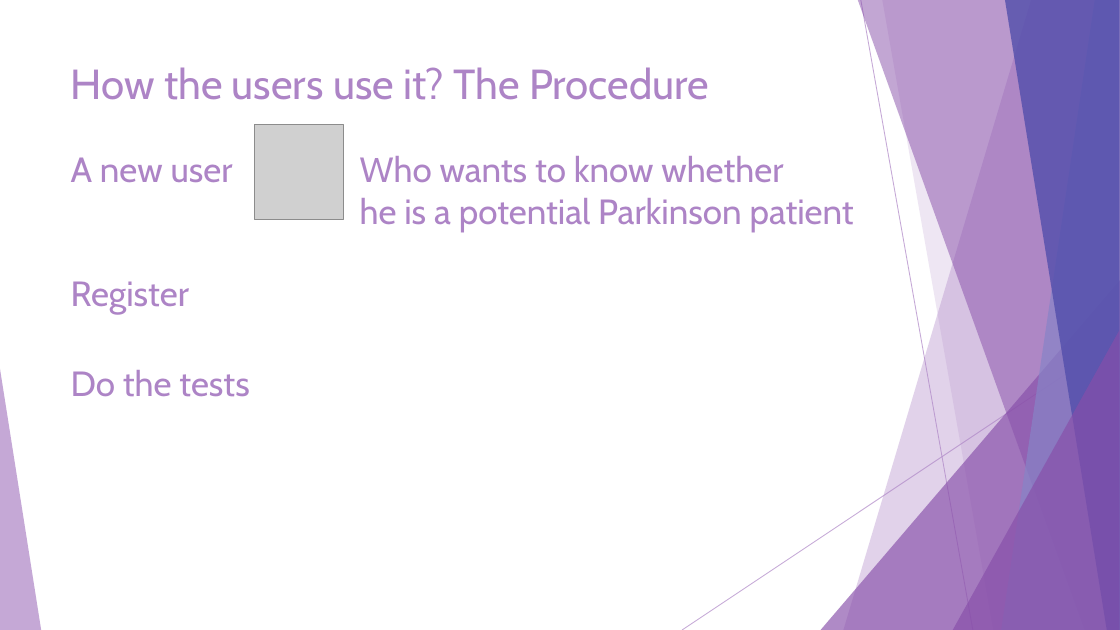
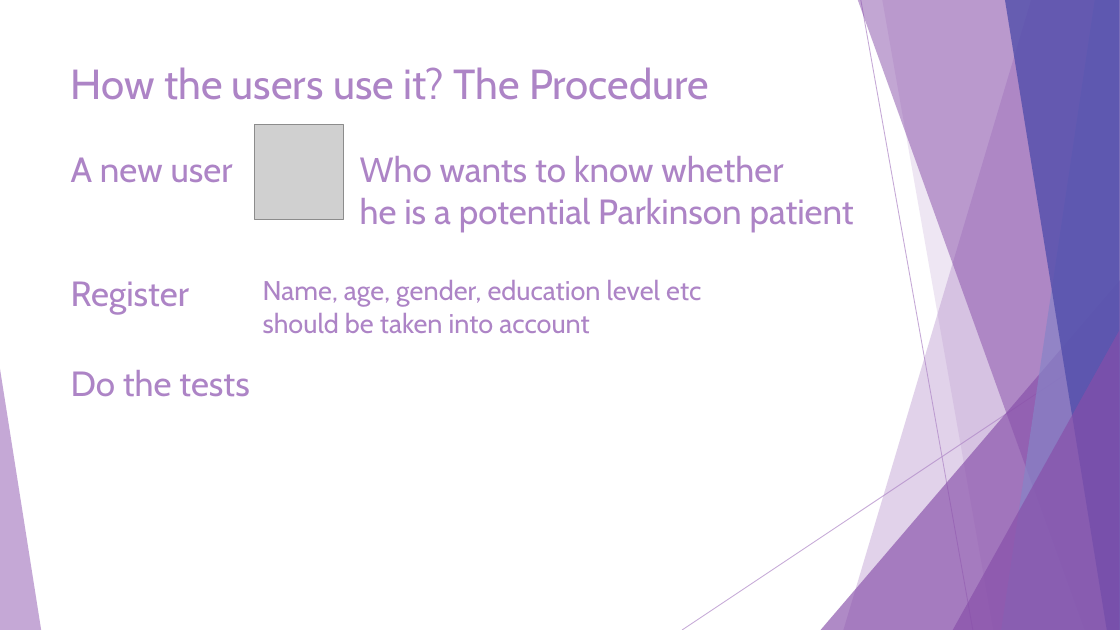
Before and after one commit to JiashuWu/NeuroGraph, a slide deck: slide 14 of Neurograph Project Presentation/Neurograph Presentation Jiashu Wu.pptx. Drawn at 1120x630 pixels with LibreOffice and Linux fonts; fonts in the diff are those of the drawing; grey boxes stand for pictures. Boxes give left, top, right and bottom in pixels: in the first picture for what was removed or moved away, otherwise in the second. Text is boxed around its words. In the diff, an @@ line names an element or a change of style, - is before the commit and + after.

```diff
--- a/Neurograph Project Presentation/Neurograph Presentation Jiashu Wu.pptx
+++ b/Neurograph Project Presentation/Neurograph Presentation Jiashu Wu.pptx
@@ text added at box(263, 280, 701, 333), 23.2 pt, text #AD84C6 @@
+Name, age, gender, education level etc should be taken into account
```
Also in this commit, not shown: 14 other slides changed, 5 slides added, 1 other file.
